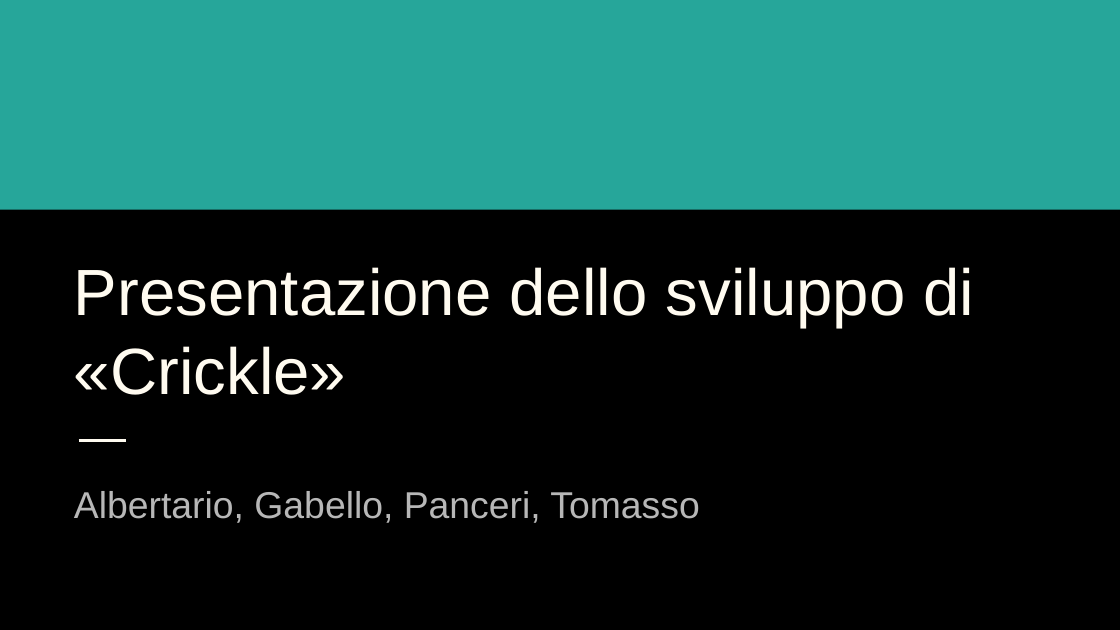
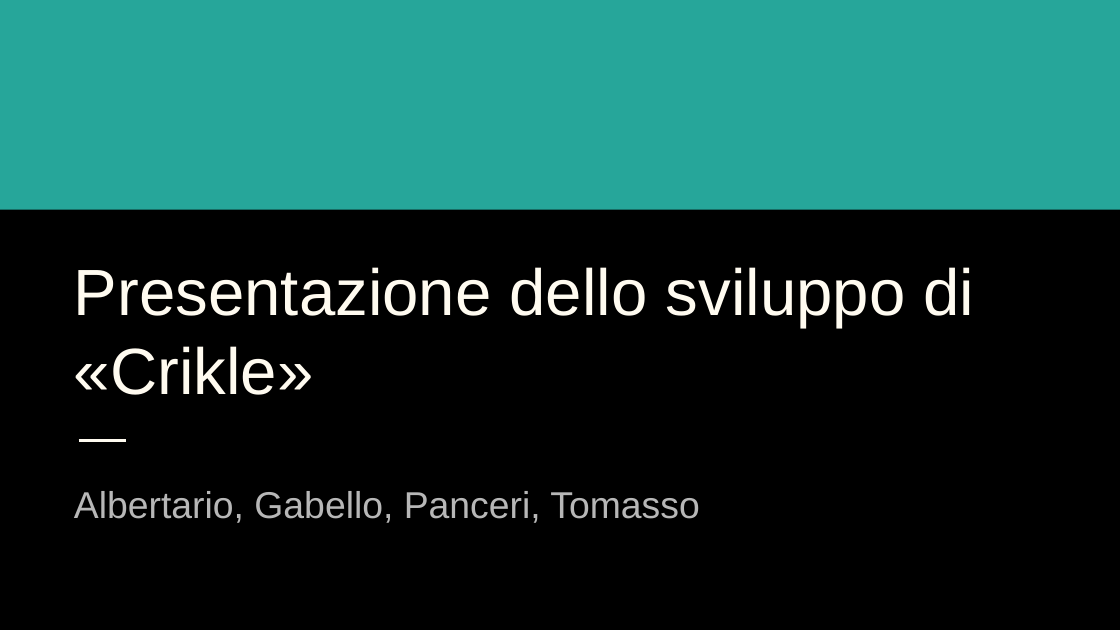
Before and after one commit to Tommiconlai/AppPet, a slide deck: slide 1 of Documenti/Relazione Finale/PP relazione.pptx. Drawn at 1120x630 pixels with LibreOffice and Linux fonts; fonts in the diff are those of the drawing. Boxes give left, top, right and bottom in pixels: in the first picture for what was removed or moved away, otherwise in the second. Text is boxed around its words. In the diff, an @@ line names an element or a change of style, - is before the commit and + after.

```diff
--- a/Documenti/Relazione Finale/PP relazione.pptx
+++ b/Documenti/Relazione Finale/PP relazione.pptx
@@ title at <box>74,267,975,395</box>: text changed @@
-Presentazione dello sviluppo di «Crickle»
+Presentazione dello sviluppo di «Crikle»
```
Also in this commit, not shown: 1 other slide changed, 1 other file.
